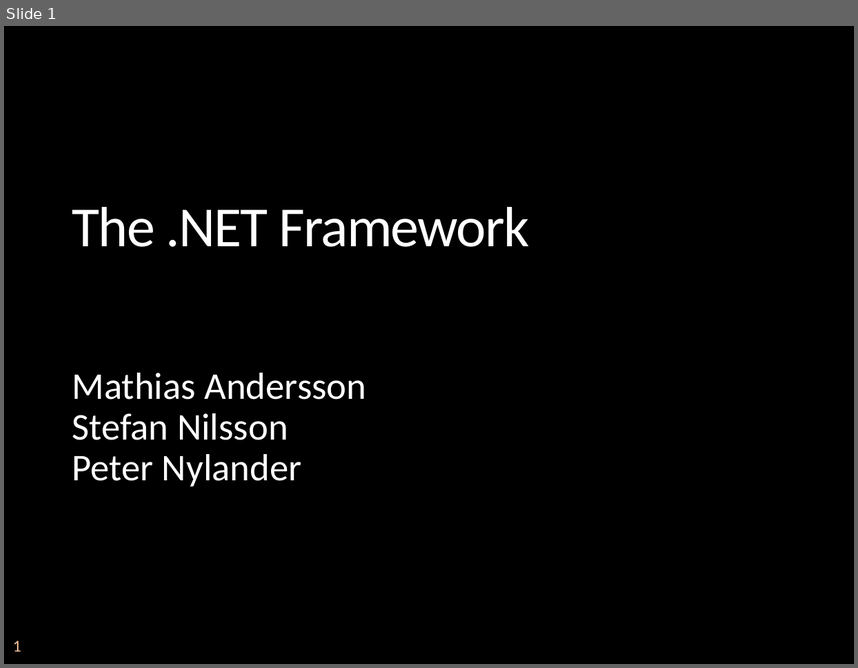
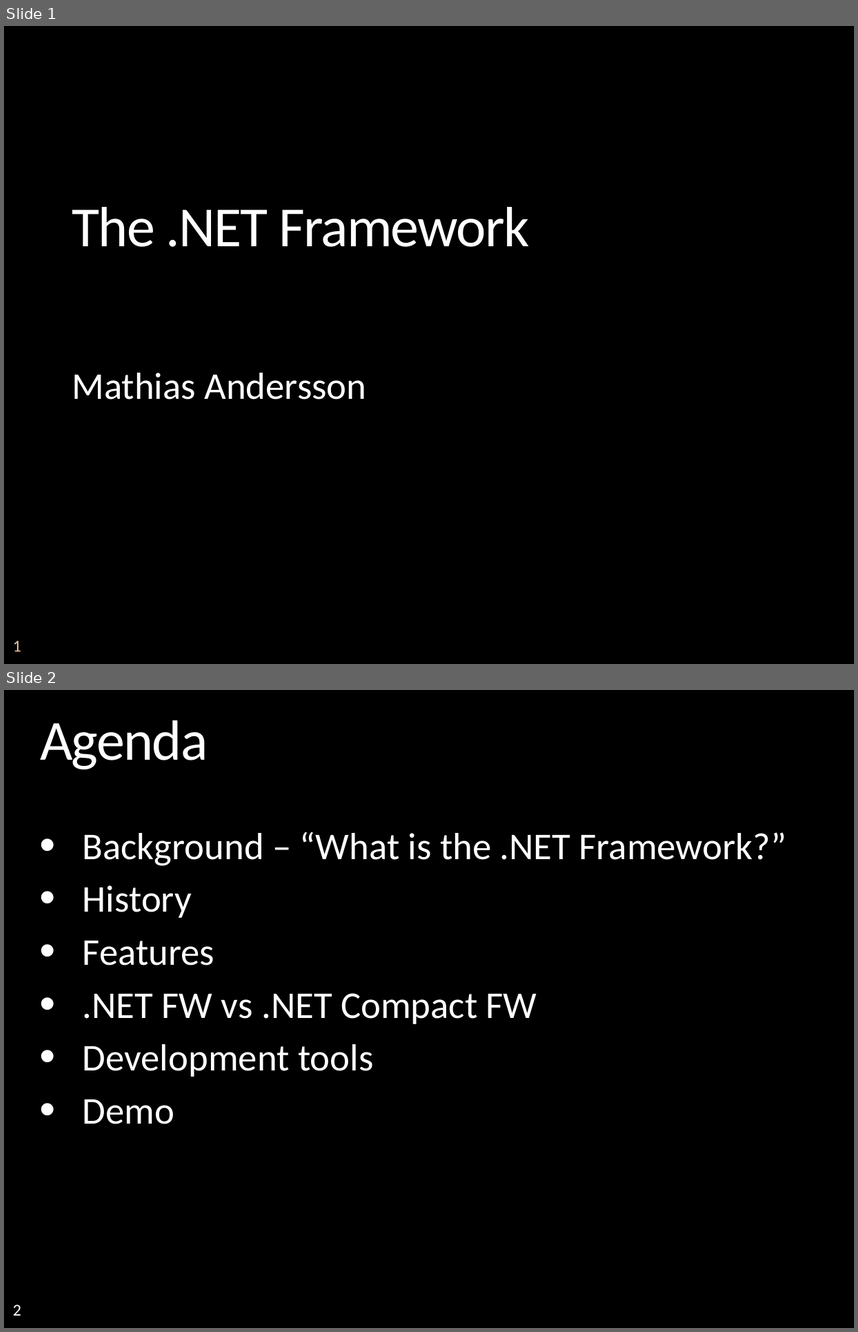
Before and after one commit to mattincode/teched2008, a slide deck: presentations/dotNET FW/TechEd - dotNET.pptx. Shown one above the other, each under a label of ours: slide 1 before the commit, slides 1 and 2 after it. The pictures are 858x668 and 858x1332 pixels, drawn with LibreOffice and Linux fonts; fonts in the diff are those of the drawing; background and template pictures are left out. Boxes give left, top, right and bottom in pixels: in the first picture for what was removed or moved away, otherwise in the second. Text is boxed around its words. In the diff, an @@ line names an element or a change of style, - is before the commit and + after.

```diff
--- a/presentations/dotNET FW/TechEd - dotNET.pptx
+++ b/presentations/dotNET FW/TechEd - dotNET.pptx
@@ slide 2 added at [4, 690, 854, 1328], background picture (left out); not listed: 1 template element that a slide beside it also shows @@
@@ title added at [40, 720, 208, 769], 48 pt, text #FFFFFF @@
+Agenda
@@ text added at [83, 831, 787, 1124], 32 pt, text #FFFFFF @@
+• Background – “What is the .NET Framework?”
+• History
+• Features
+• .NET FW vs .NET Compact FW
+• Development tools
+• Demo
@@ slide 1 changed as well @@
@@ subtitle at [72, 413, 302, 486]: paragraphs removed @@
-Stefan Nilsson
-Peter Nylander
```
Also in this commit, not shown: 3 other slides changed, 18 other slides added, 2 slides removed, 1 other file.
